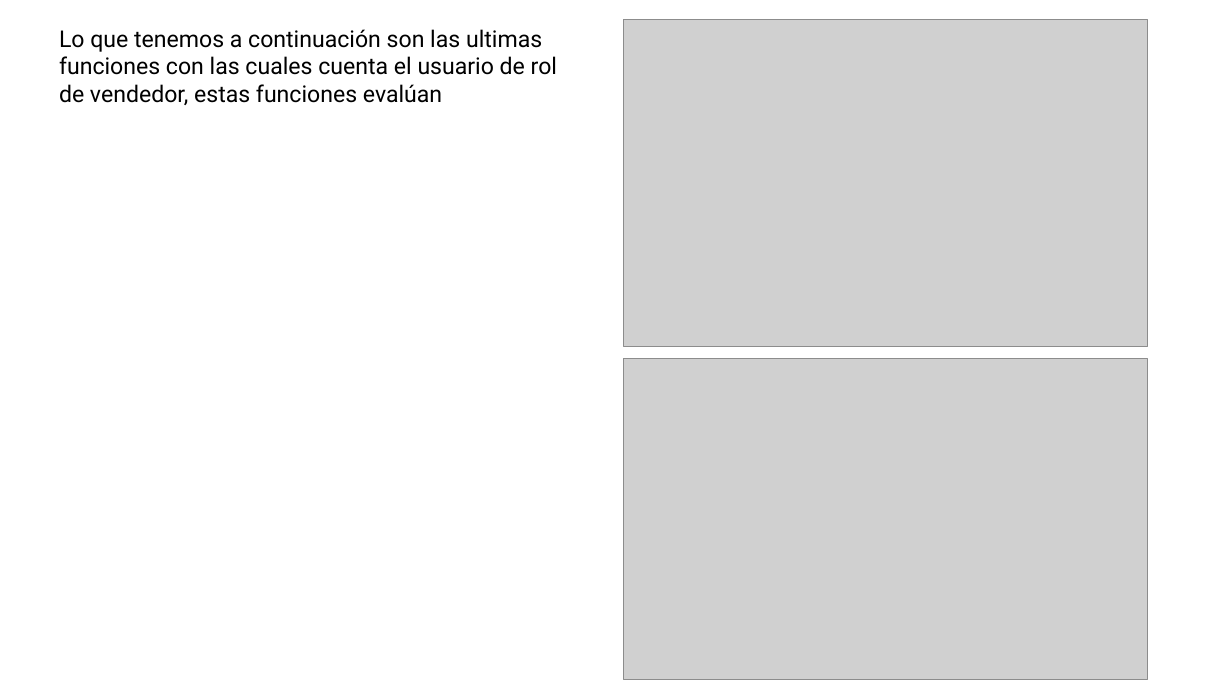
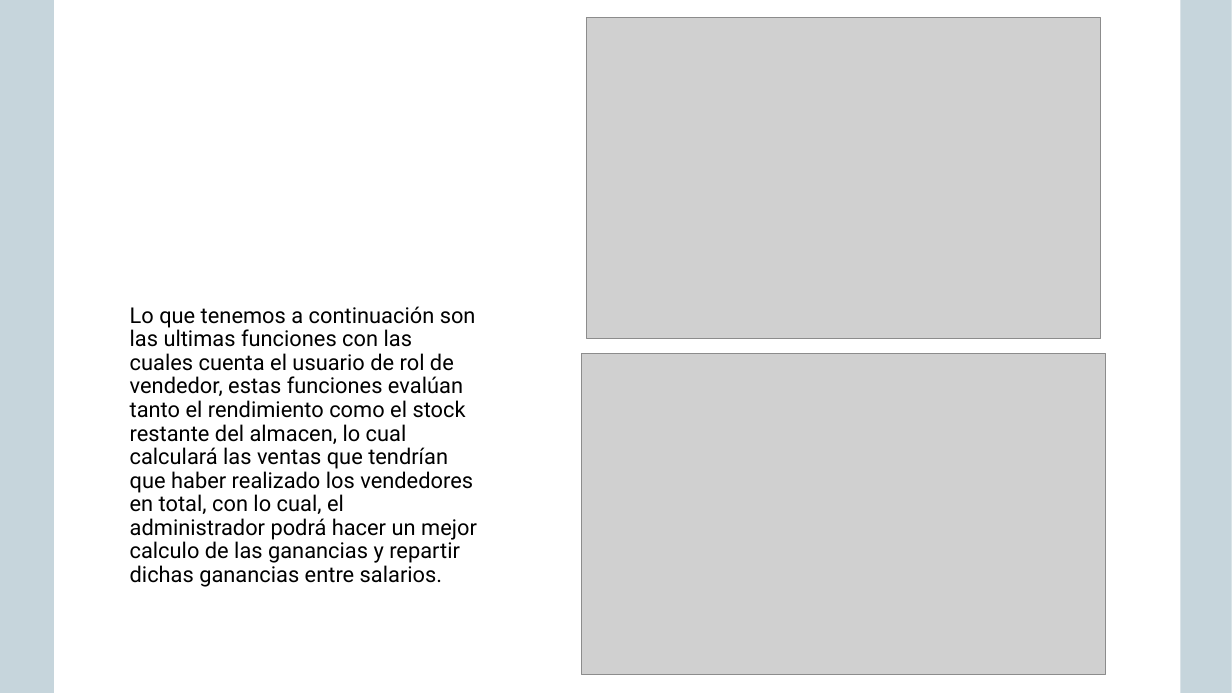
Before and after one commit to Guess2007/FUNDAMENTOS-DE-PROGRAMACION, a slide deck: slide 12 of Caso de la bodega.pptx. Drawn at 1232x693 pixels with LibreOffice and Linux fonts; fonts in the diff are those of the drawing; grey boxes stand for pictures; background and template pictures are left out. Boxes give left, top, right and bottom in pixels: in the first picture for what was removed or moved away, otherwise in the second. Text is boxed around its words. In the diff, an @@ line names an element or a change of style, - is before the commit and + after.

```diff
--- a/Caso de la bodega.pptx
+++ b/Caso de la bodega.pptx
@@ rectangle added at <box>0,0,1232,693</box>, fill #E8E8E8 at 50% opacity @@
@@ rectangle added at <box>0,0,1232,693</box>, fill #156082 at 20% opacity @@
@@ rectangle added at <box>55,0,1181,693</box>, fill #FFFFFF @@
@@ picture: place and size @@
-picture at <box>624,19,1148,347</box>
+picture at <box>587,18,1101,339</box>
@@ text at <box>130,306,477,587</box>: text changed; size 18 to 17 pt @@
-Lo que tenemos a continuación son las ultimas funciones con las cuales cuenta el usuario de rol de vendedor, estas funciones evalúan
+Lo que tenemos a continuación son las ultimas funciones con las cuales cuenta el usuario de rol de vendedor, estas funciones evalúan tanto el rendimiento como el stock restante del almacen, lo cual calculará las ventas que tendrían que haber realizado los vendedores en total, con lo cual, el administrador podrá hacer un mejor calculo de las ganancias y repartir dichas ganancias entre salarios.
@@ picture: place and size @@
-picture at <box>624,359,1148,679</box>
+picture at <box>581,354,1106,676</box>
```
Also in this commit, not shown: 3 slides added, 3 slides removed, 1 other file.
